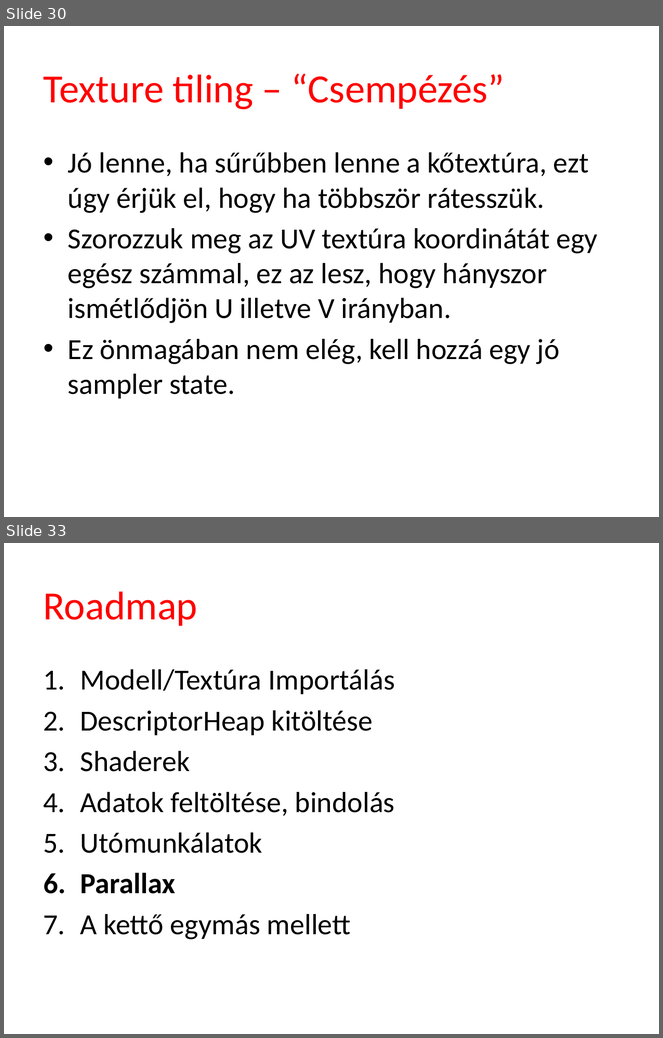
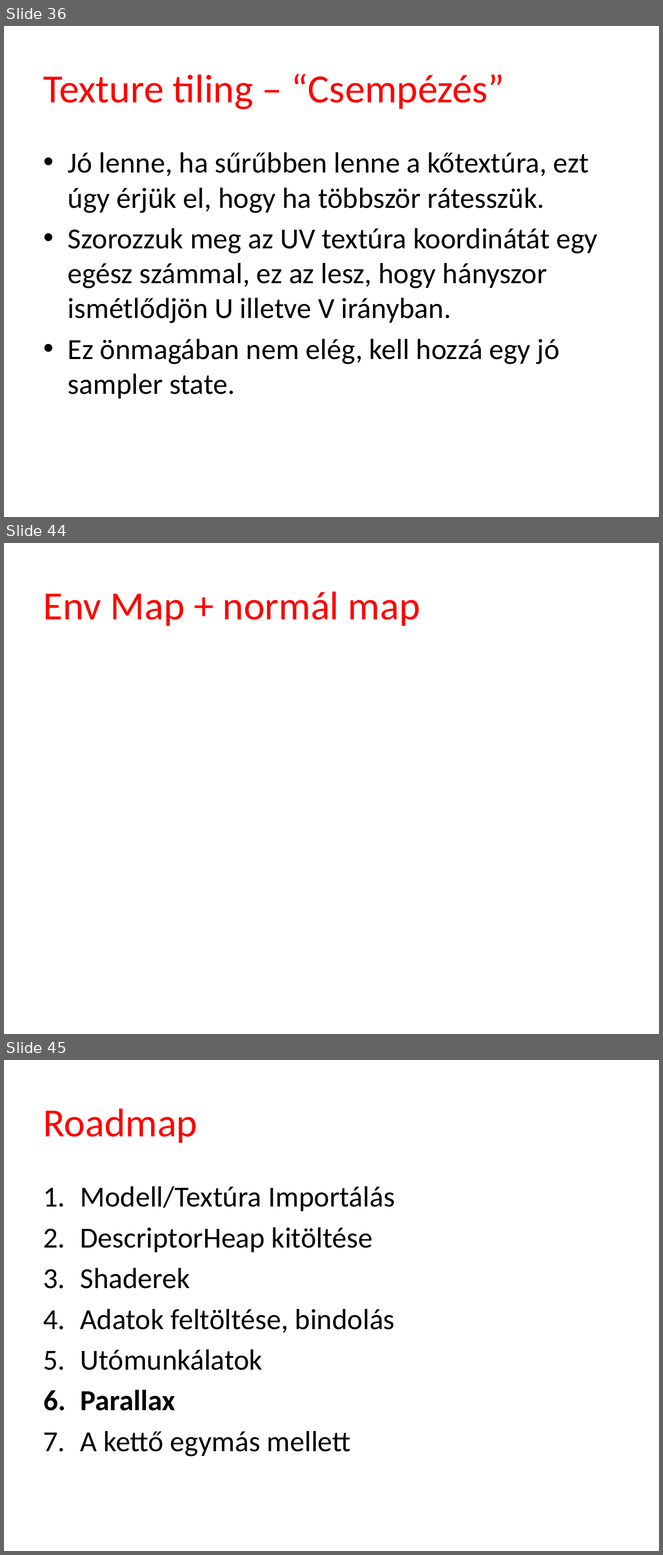
Before and after one commit to tyekx/dx12, a slide deck: Slides/ggl005-Bump.pptx. Shown one above the other, each under a label of ours: slides 30 and 33 before the commit, slides 36, 44 and 45 after it; the slides between them are not shown. The pictures are 663x1038 and 663x1555 pixels, drawn with LibreOffice and Linux fonts; fonts in the diff are those of the drawing; background and template pictures are left out. Boxes give left, top, right and bottom in pixels: in the first picture for what was removed or moved away, otherwise in the second. Text is boxed around its words. In the diff, an @@ line names an element or a change of style, - is before the commit and + after.

```diff
--- a/Slides/ggl005-Bump.pptx
+++ b/Slides/ggl005-Bump.pptx
@@ slide 44 added at (4, 543, 659, 1034), background #FFFFFF @@
@@ title added at (44, 591, 421, 626), 44 pt, text #FF0000 @@
+Env Map + normál map
@@ what was slide 30 is now slide 36 @@
@@ what was slide 33 is now slide 45 @@
```
Also in this commit, not shown: 6 slides changed, 11 other slides added, 21 other files.
